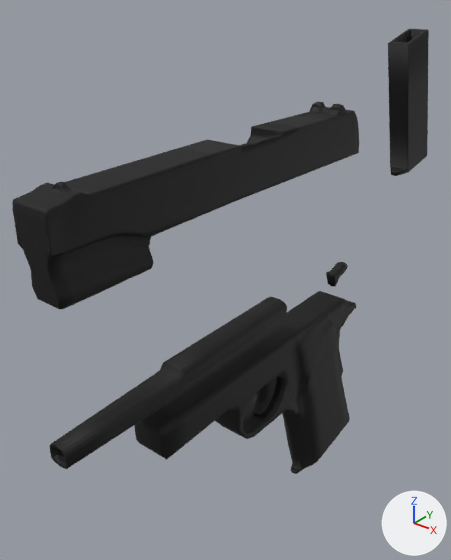
Renders of the OBJ model receiver/Data/Models/gun.obj from each side of a commit.
Both versions are drawn from a camera (50 mm lens) standing at (1.81, -2.45, 3.36) and looking at (-0.35, 0.25, 1.69). The axes (+X, +Y, +Z) are drawn at lower right. The lights are the same throughout. Where no turn or scale is listed for an object, it has been applied to the vertices.

In view in the first picture: 'Mesh_Cube.003'.
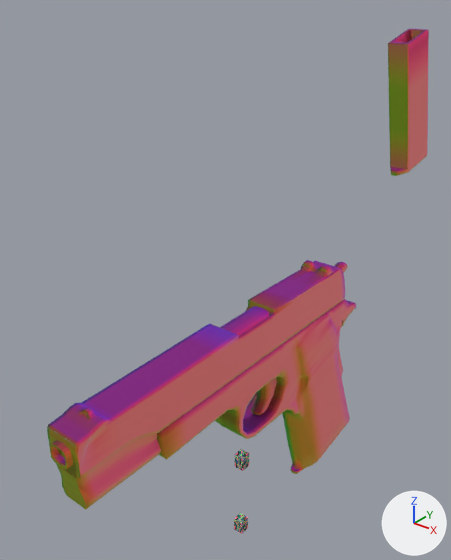
Boxes (x1, y1, x2, y2) around the edits, measured in the pictures (451 x 560 px):
'Mesh_Cube.003', reshaped (8% narrower, 13% taller)
    before: (12, 29, 429, 474)
    after: (47, 29, 429, 534)
part 1 of me_mesh_cube_003, deleted (black)
    before: (12, 102, 359, 309)
part 2 of me_mesh_cube_003, built on
    before: (142, 296, 343, 454)
    after: (47, 260, 345, 510)
part 3 of me_mesh_cube_003, added
    after: (235, 449, 249, 471)
part 4 of me_mesh_cube_003, added
    after: (234, 513, 248, 534)
part 5 of me_mesh_cube_003, recoloured (black to brown)
    both: (388, 29, 429, 176)
part 6 of me_mesh_cube_003, recoloured
    before: (326, 262, 348, 286)
    after: (335, 262, 348, 273)
part 7 of me_mesh_cube_003, recoloured
    both: (251, 378, 277, 415)
part 8 of me_mesh_cube_003, recoloured (black to purple)
    before: (50, 297, 287, 469)
    after: (50, 306, 269, 469)
part 9 of me_mesh_cube_003, recoloured
    both: (157, 299, 356, 474)

Diff of the bpy script that builds the scene:
```diff
--- a/receiver/Data/Models/gun.obj.py
+++ b/receiver/Data/Models/gun.obj.py
@@ mat_guntrigger_gun_n_png @@
+mat_guntrigger_gun_n_png = principled_material('GunTrigger_gun_n.png')
+mat_guntrigger_gun_n_png.texture = img_gun_n_png
+mat_guntrigger_gun_n_png.roughness = 0.7
@@ mat_gunpart4_gun_n_png @@
+mat_gunpart4_gun_n_png = principled_material('GunPart4_gun_n.png')
+mat_gunpart4_gun_n_png.texture = img_gun_n_png
+mat_gunpart4_gun_n_png.roughness = 0.7
@@ mat_gunpart3_gun_n_png @@
+mat_gunpart3_gun_n_png = principled_material('GunPart3_gun_n.png')
+mat_gunpart3_gun_n_png.texture = img_gun_n_png
+mat_gunpart3_gun_n_png.roughness = 0.7
@@ mat_material_001_gun_n_png @@
+mat_material_001_gun_n_png = principled_material('Material.001_gun_n.png')
+mat_material_001_gun_n_png.texture = img_gun_n_png
+mat_material_001_gun_n_png.roughness = 0.7
@@ mat_gunpart3_001_gun_n_png @@
+mat_gunpart3_001_gun_n_png = principled_material('GunPart3.001_gun_n.png')
+mat_gunpart3_001_gun_n_png.texture = img_gun_n_png
+mat_gunpart3_001_gun_n_png.roughness = 0.7
@@ me_mesh_cube_003 @@
-me_mesh_cube_003.from_pydata(...)  # 12417 vertices, 24678 faces; spans x -0.14..0.14, y -1.3..2.2, z 0.08..3.05
-me_mesh_cube_003.materials.append(mat_gunpart5_gun_c_png)  # picture img_gun_c_png
-me_mesh_cube_003.materials.append(mat_gunpart2_gun_c_png)  # picture img_gun_c_png
+me_mesh_cube_003.from_pydata(...)  # 12441 vertices, 24718 faces; spans x -0.14..0.14, y -1.3..2.2, z 0.06..3.05
+# me_mesh_cube_003 part 1: the loose piece of 4857 vertices spanning x -0.1..0.09, y -1.27..0.99, z 2.24..2.72 is deleted
+# me_mesh_cube_003 part 2: 5 vertices moved within x -0.1..0.06, y -0.78..0.99, z 1.25..1.41; 4857 vertices added at x -0.1..0.09, y -1.27..0.99, z 1.24..1.72
+# me_mesh_cube_003 part 3: 12 vertices added at x -0.03..0.03, y -0.05..0.01, z 0.6..0.7
+# me_mesh_cube_003 part 4: 12 vertices added at x -0.03..0.03, y -0.05..0.01, z 0.06..0.16
+# me_mesh_cube_003 part 5: 972 faces spanning x -0.07..0.07, y 1.59..2.2, z 2.06..3.05 switch from mat_gunpart4_gun_c_png (picture img_gun_c_png) to mat_gunpart4_gun_n_png (picture img_gun_n_png)
+# me_mesh_cube_003 part 6: 828 faces spanning x -0.03..0.03, y 0.93..1.13, z 1.48..1.61 switch from mat_gunpart3_001_gun_c_png (picture img_gun_c_png) to mat_gunpart3_001_gun_n_png (picture img_gun_n_png)
+# me_mesh_cube_003 part 7: 1044 faces spanning x -0.04..0.04, y 0.1..0.37, z 0.93..1.21 switch from mat_guntrigger_gun_c_png (picture img_gun_c_png) to mat_guntrigger_gun_n_png (picture img_gun_n_png)
+# me_mesh_cube_003 part 8: 3456 faces spanning x -0.08..0.08, y -1.3..0.31, z 1.5..1.65 switch from mat_gunpart3_gun_c_png (picture img_gun_c_png) to mat_gunpart3_gun_n_png (picture img_gun_n_png)
+# me_mesh_cube_003 part 9: 7473 faces spanning x -0.14..0.14, y -0.79..1.31, z 0.08..1.42 switch from mat_material_001_gun_c_png (picture img_gun_c_png) to mat_material_001_gun_n_png (picture img_gun_n_png)
+me_mesh_cube_003.materials.append(mat_gunpart5_gun_n_png)  # picture img_gun_n_png
+me_mesh_cube_003.materials.append(mat_gunpart2_gun_n_png)  # picture img_gun_n_png
+me_mesh_cube_003.materials.append(mat_gunpart3)  # picture img_gun_n_png
```
